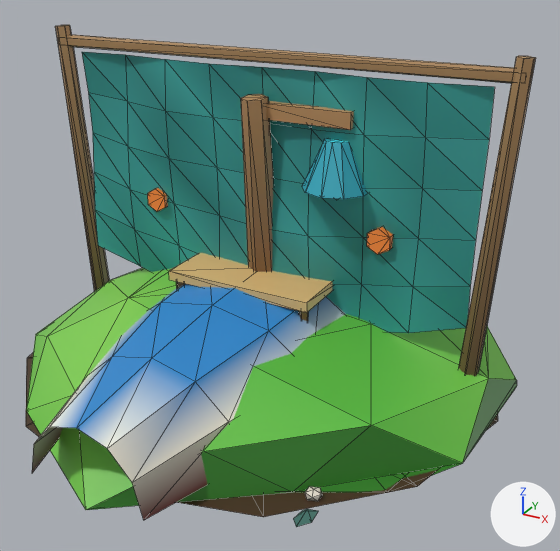
The glTF model creator-build-project/assets/bundles/region_coast/models/coast_props.glb as it was, and as the next commit left it.
Rendered twice from a camera (50 mm lens) standing at (1.46, -2.5, 1.64) and looking at (0.11, -0.05, 0.41). Every picture has the same lights, and +X, +Y and +Z are marked at lower right. The picture after the commit comes second. Mesh edges are drawn as thin lines. Vertices at exactly the same position are counted once.

The scene before the commit, as lines of its bpy script (objects in view):
```python
me_crabtrap = bpy.data.meshes.new('crabtrap')
me_crabtrap.from_pydata(...)  # 48 vertices, 72 faces; spans x -0.31..0.31, y -0.21..0.21, z 0.0..0.41
me_crabtrap.materials.append(mat_defaultmaterial_003)
me_grasscap = bpy.data.meshes.new('grasscap')
me_grasscap.from_pydata(...)  # 59 vertices, 114 faces; spans x -0.99..1.0, y -1.11..0.86, z -0.03..0.33
me_grasscap.materials.append(mat_defaultmaterial_009)
me_net = bpy.data.meshes.new('net')
me_net.from_pydata(...)  # 90 vertices, 140 faces; spans x -0.85..0.85, y -0.02..0.02, z 0.17..1.2
me_net.materials.append(mat_defaultmaterial_012)
ob_crabtrap = bpy.data.objects.new('crabtrap', me_crabtrap)
ob_crabtrap.location = (0.0, 0.0, 0.0)
ob_grasscap = bpy.data.objects.new('grasscap', me_grasscap)
ob_grasscap.location = (0.0, 0.0, 0.0)
ob_net = bpy.data.objects.new('net', me_net)
ob_net.location = (0.0, 0.0, 0.0)
# also in view: 'blob' at (0.0, 0.0, 0.0); 'ebb_bell' at (0.19, 0.0, 0.55); 'dinghy' at (0.0, 0.0, 0.23); 'net_poles' at (0.0, 0.0, 0.65)
```
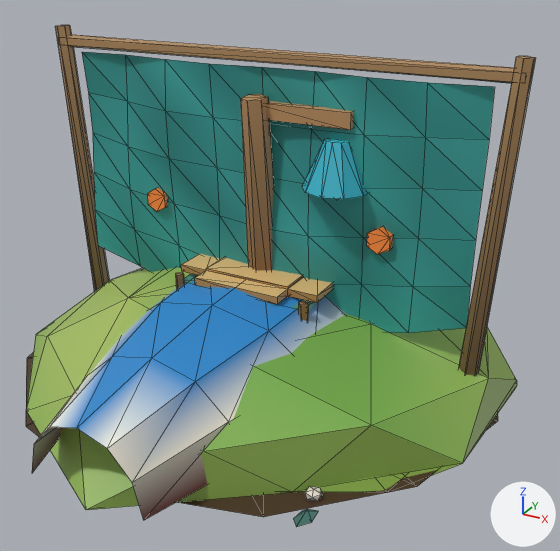
Boxes [x1, y1, x2, y2] around the edits, measured in the pictures (560 x 551 px):
'crabtrap', reshaped
    before: [169, 253, 333, 321]
    after: [176, 254, 333, 321]
part 1 of me_crabtrap, rebuilt (7% narrower, 16% shorter)
    before: [169, 253, 333, 313]
    after: [181, 254, 333, 304]
part 2 of me_crabtrap, recoloured
    before: [176, 281, 308, 321]
    after: [176, 272, 308, 321]
part 3 of me_grasscap, recoloured
    both: [26, 268, 517, 510]

The change, as a diff of the scene's bpy script:
```diff
--- a/creator-build-project/assets/bundles/region_coast/models/coast_props.glb.py
+++ b/creator-build-project/assets/bundles/region_coast/models/coast_props.glb.py
@@ me_crabtrap @@
 # used by ob_crabtrap; location = (0.0, 0.0, 0.0)
-me_crabtrap.from_pydata(...)  # 48 vertices, 72 faces; spans x -0.31..0.31, y -0.21..0.21, z 0.0..0.41
+me_crabtrap.from_pydata(...)  # 96 vertices, 168 faces; spans x -0.31..0.31, y -0.21..0.21, z 0.0..0.415
+# me_crabtrap part 1: the loose piece of 8 vertices spanning x -0.31..0.31, y -0.21..0.21, z 0.37..0.41 is rebuilt with 32 vertices and now spans x -0.31..0.31, y -0.21..0.21, z 0.365..0.415
+# me_crabtrap part 2: 48 kept faces spanning x -0.3..0.3, y -0.2..0.2, z 0.03..0.39 get new vertex colours; the middle colour goes from brown #755730 to brown #826035
+# other edits to the shape of me_crabtrap do not show in these pictures
 me_crabtrap.materials.append(mat_defaultmaterial_003)
@@ me_grasscap @@
 me_grasscap.from_pydata(...)  # 59 vertices, 114 faces; spans x -0.99..1.0, y -1.11..0.86, z -0.03..0.33
 # used by ob_grasscap; location = (0.0, 0.0, 0.0)
+# me_grasscap part 3: 114 faces centred in x -0.96..1.0, y -0.93..0.83, z -0.02..0.32 are repainted in the vertex colours; the middle colour goes from green #337f27 to green #809f47
 me_grasscap.materials.append(mat_defaultmaterial_009)
```
